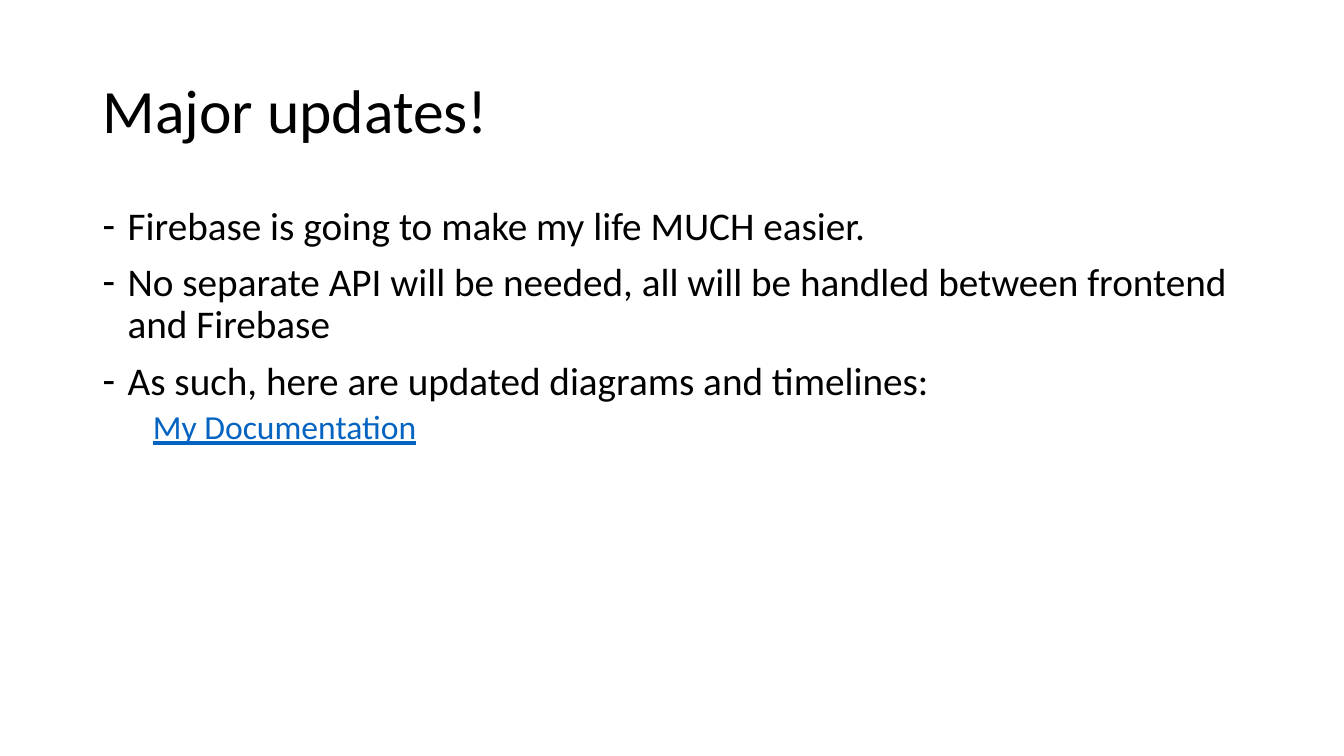
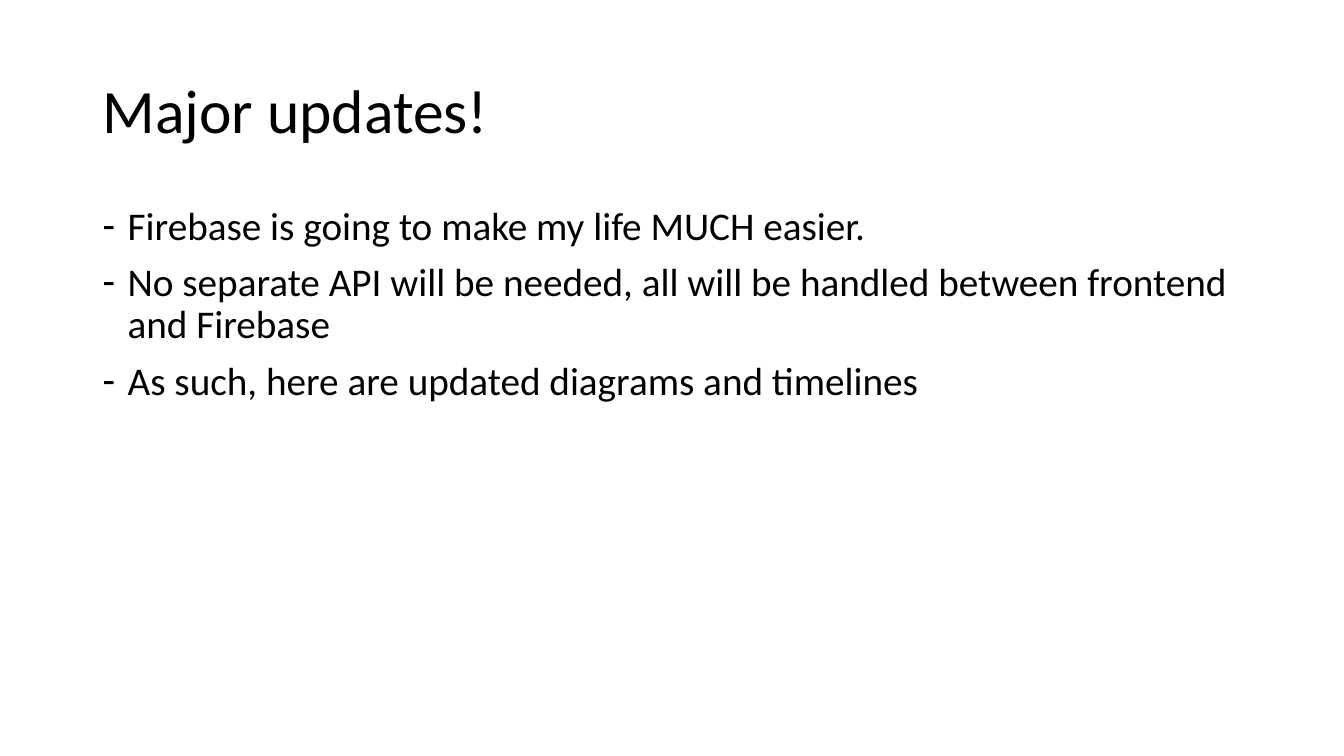
Before and after one commit to Skyward176/UnnamedFitnessApp, a slide deck: slide 2 of Documentation/Presentations/Presentation3.pptx. Drawn at 1344x756 pixels with LibreOffice and Linux fonts; fonts in the diff are those of the drawing. Boxes give left, top, right and bottom in pixels: in the first picture for what was removed or moved away, otherwise in the second. Text is boxed around its words. In the diff, an @@ line names an element or a change of style, - is before the commit and + after.

```diff
--- a/Documentation/Presentations/Presentation3.pptx
+++ b/Documentation/Presentations/Presentation3.pptx
@@ text at [128, 367, 918, 402]: text changed @@
-– As such, here are updated diagrams and timelines:
-  My Documentation
+– As such, here are updated diagrams and timelines
```
Also in this commit, not shown: 1 other slide changed, 1 slide added, 1 other file.
